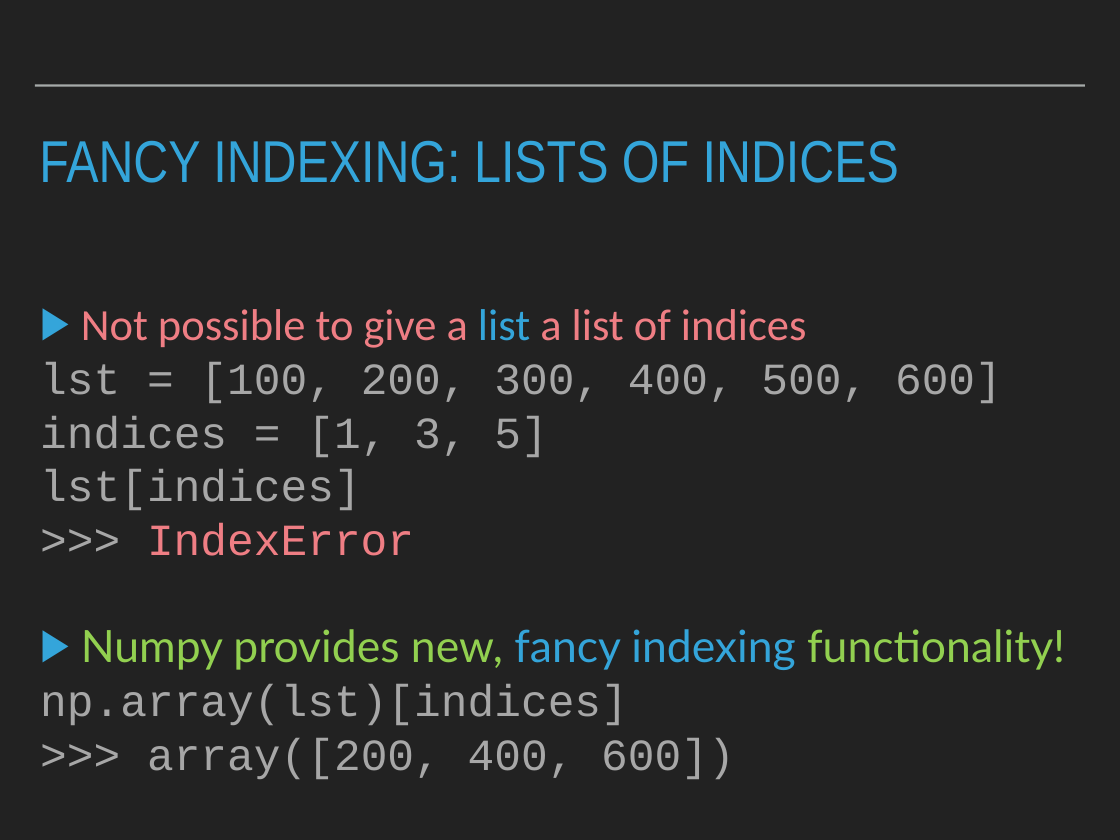
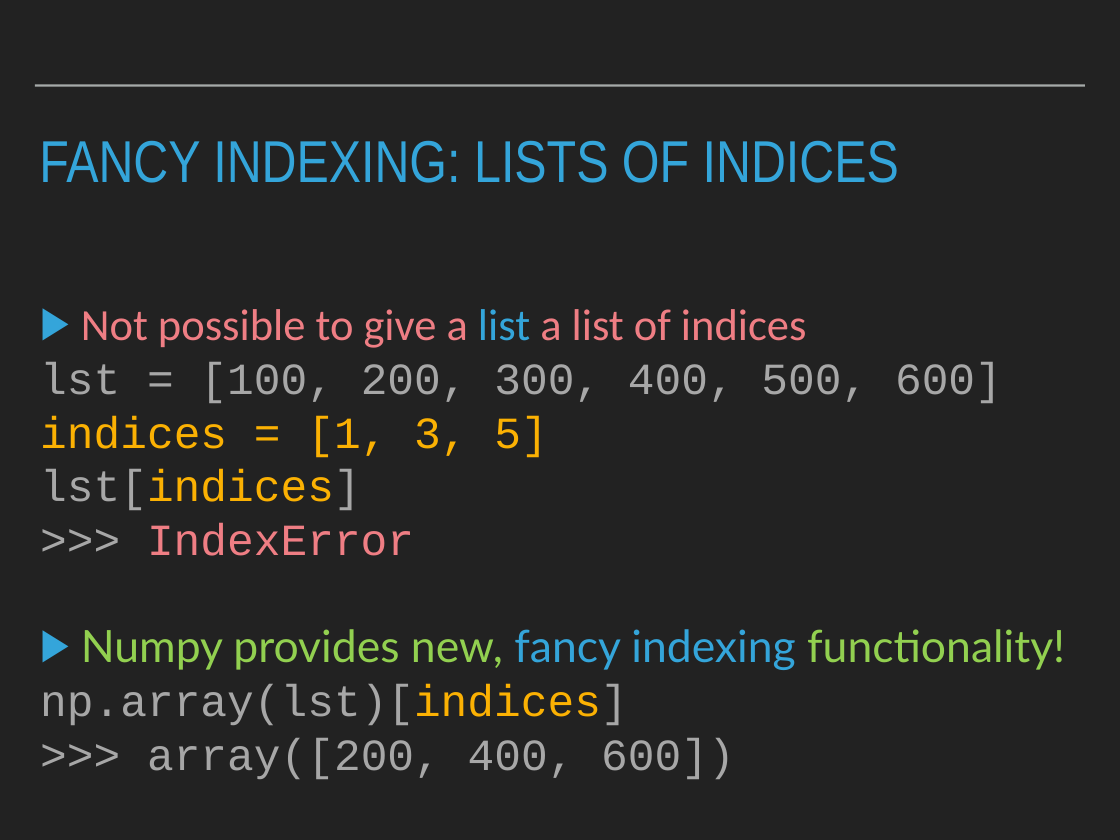
Before and after one commit to patricks1/python-for-data-science, a slide deck: slide 17 of Session05/Session5_Slides.pptx. Drawn at 1120x840 pixels with LibreOffice and Linux fonts; fonts in the diff are those of the drawing. Boxes give left, top, right and bottom in pixels: in the first picture for what was removed or moved away, otherwise in the second. Text is boxed around its words. In the diff, an @@ line names an element or a change of style, - is before the commit and + after.

```diff
--- a/Session05/Session5_Slides.pptx
+++ b/Session05/Session5_Slides.pptx
@@ text at bbox=[40, 416, 627, 725]: text colour #A7A7A7 to #FBB103 in "indices = [1, 3, 5]", "lst[indices]", "np.array(lst)[indices]" @@
```
Also in this commit, not shown: 6 other slides changed.
